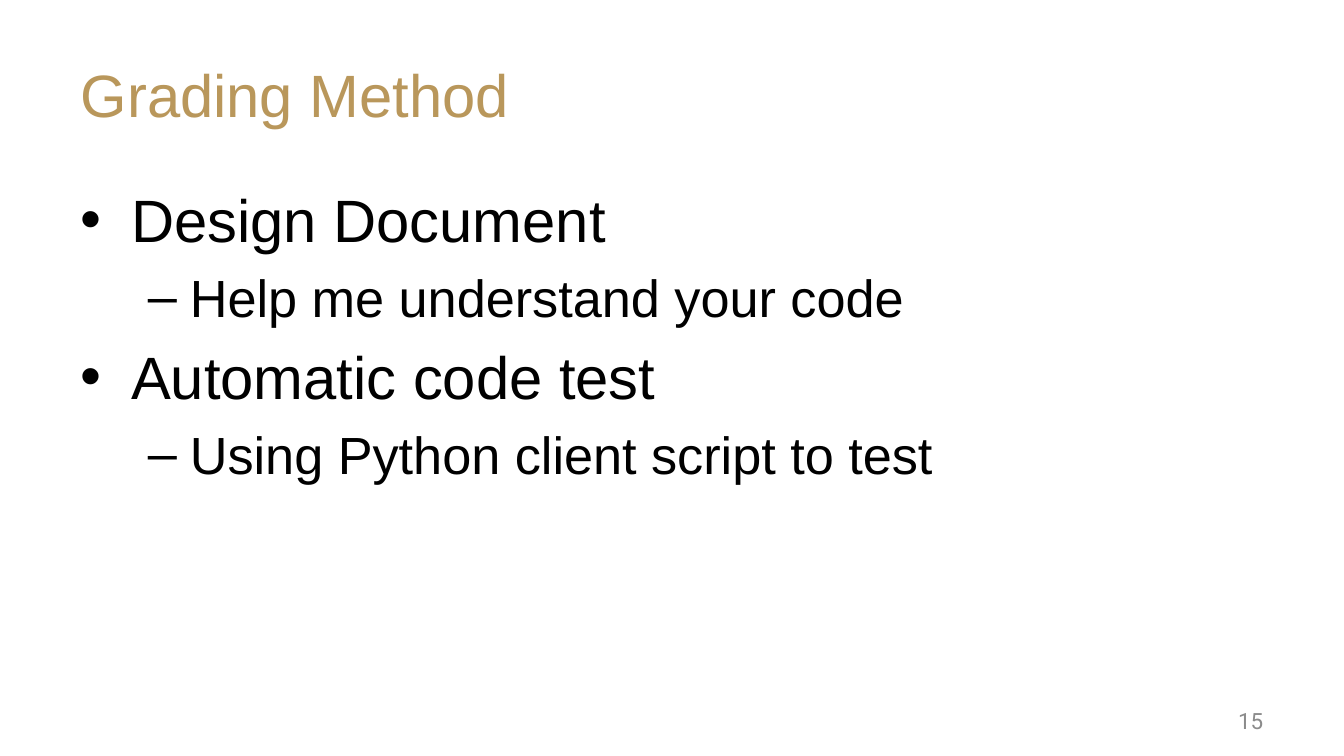
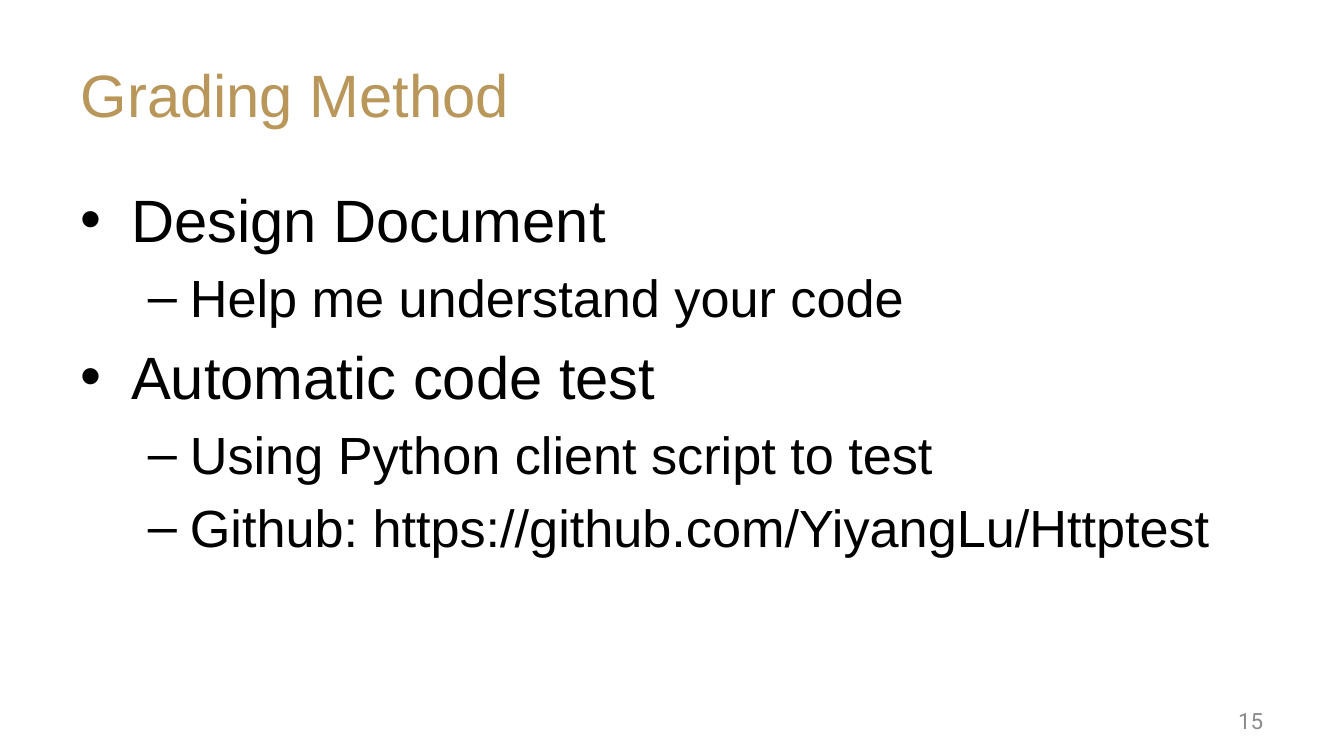
Before and after one commit to YiyangLu/Httptest, a slide deck: slide 15 of NeoProject1.pptx. Drawn at 1344x756 pixels with LibreOffice and Linux fonts; fonts in the diff are those of the drawing; background and template pictures are left out. Boxes give left, top, right and bottom in pixels: in the first picture for what was removed or moved away, otherwise in the second. Text is boxed around its words. In the diff, an @@ line names an element or a change of style, - is before the commit and + after.

Commit message:
change pptx

```diff
--- a/NeoProject1.pptx
+++ b/NeoProject1.pptx
@@ text at bbox=[190, 509, 1210, 557]: paragraph added @@
+  – Github: https://github.com/YiyangLu/Httptest
```
